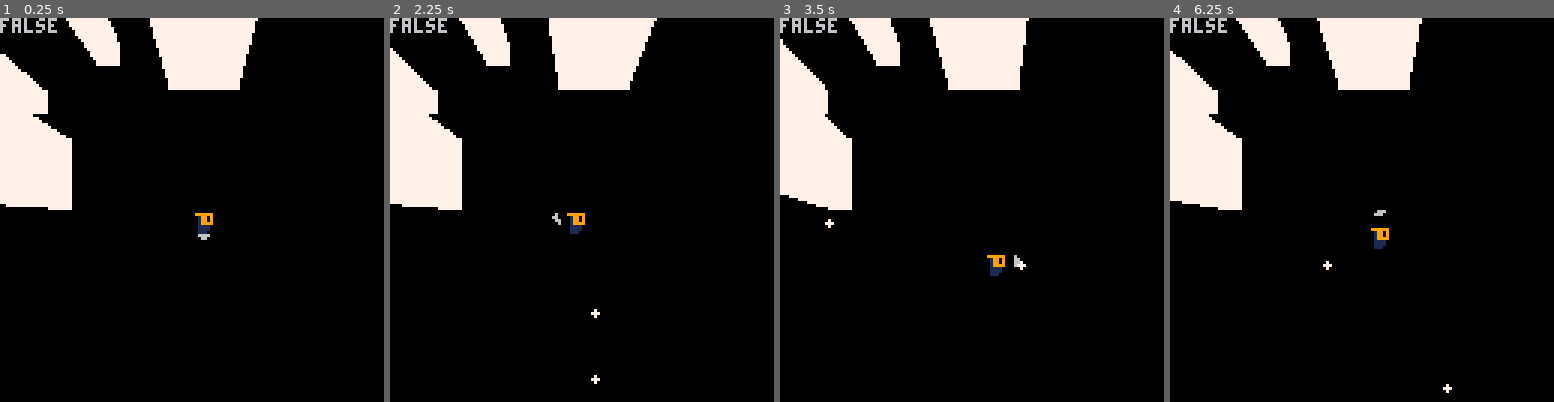
Above: before the commit, frames 1-4 (left to right).
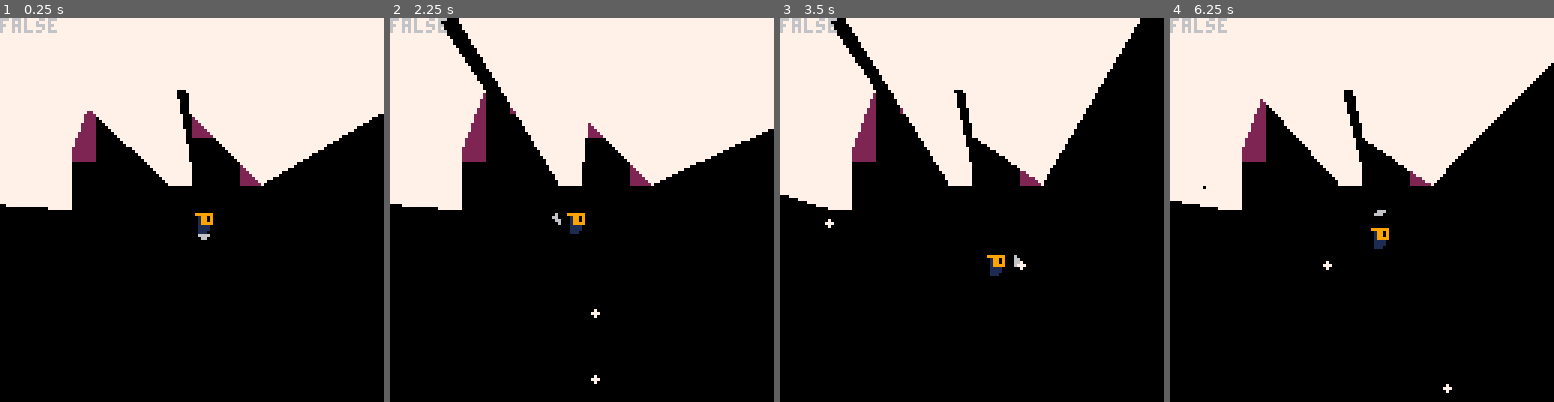
Above: after the commit, the same moments.

Repository: Shishudy/GlobalGameJam2026
Game: PICO-8 cartridge lua/playertest.p8
The game is run twice, just before and just after one commit, with the same random seed, the same clock (stepped at 60 frames per second) and the same inputs.
Inputs:
- Up to frame 1 (0.25 s): no input
- Up to frame 2 (2.25 s): tap O (Z key) at 0.33, 0.7, 1.43, 2.22 s; tap X (X key) at 1.07, 2.07 s; hold Left from 1.97 s (still down)
- Up to frame 3 (3.5 s): release Left at 2.37 s; tap X (X key) every 0.33 s from 2.4 to 3.4 s; hold Down 2.42-2.82 s; hold Right from 2.87 s (still down); tap O (Z key) at 3.1 s
- Up to frame 4 (6.25 s): release Right at 3.53 s; hold Up 3.58-4.08 s; tap X (X key) every 0.33 s from 3.73 to 6.07 s; tap O (Z key) at 3.98, 4.87, 5.75 s; hold Right 4.13-4.53 s; hold Down 4.58-5.08 s; hold Left 5.13-5.8 s; hold Up 5.85-6.18 s; hold Left from 6.23 s (still down)

The runs differ from the first frame. In frame 1, 27% of the frame differs, in the area x 0-100%, y 0-44%; in frame 2, 26%; in frame 3, 20%; in frame 4, 24%.

Commit message:
Adding color mask info

Diff:
--- a/lua/constants.lua
+++ b/lua/constants.lua
@@ -12,6 +12,8 @@
 
 current_level=1
 
+MaskColor1 = 0
+MaskColor2 = 7
 
 collision_flags = { 0 , 1 }
 
--- a/lua/playertest.p8
+++ b/lua/playertest.p8
@@ -100,14 +100,14 @@
 
 
 __gff__
-0000000000000000000000000000000000000100000000000000000000000000000000000000000000000000000000000000000000000000000000000000000000000000000000000000000000000000000000000000000000000000000000000000000000000000000000000000000000000000000000000000000000000000
+0000000000000000000000000000000000000100000000000000000000000000000000000000000000000000000000000000000000000000000000000000000000000000000000000000000000000000000000000000000000000000000000000000000000000000000000000000000002010000000000000000000000000000
 0000000000000000000000000000000000000000000000000000000000000000000000000000000000000000000000000000000000000000000000000000000000000000000000000000000000000000000000000000000000000000000000000000000000000000000000000000000000000000000000000000000000000000
 __map__
 0000000000000000000000000000000000000000000000000000000000000000000000000000000000000000000000000000000000000000000000000000000000000000000000000000000000000000000000000000000000000000000000000000000000000000000000000000000000000000000000000000000000000000
-0000000012000012000000000000000000000000000000000000000000000000000000000000000000000000000000000000000000000000000000000000000000000000000000000000000000000000000000000000000000000000000000000000000000000000000000000000000000000000000000000000000000000000
-0000000000000012121200000000001c00000000000000000000000000000000000000000000000000000000000000000000000000000000000000000000000000000000000000000000000000000000000000000000000000000000000000000000000000000000000000000000000000000000000000000000000000000000
-0012000000000000000000000000000000000000000000000000000000000000000000000000000000000000000000000000000000000000000000000000000000000000000000000000000000000000000000000000000000000000000000000000000000000000000000000000000000000000000000000000000000000000
-0000000000000000000000000000000000000000000000000000000000000000000000000000000000000000000000000000000000000000000000000000000000000000000000000000000000000000000000000000000000000000000000000000000000000000000000000000000000000000000000000000000000000000
-0000120000000000000000000000000000000000000000000000000000000000000000000000000000000000000000000000000000000000000000000000000000000000000000000000000000000000000000000000000000000000000000000000000000000000000000000000000000000000000000000000000000000000
-0000120000000000000000000000000000000000000000000000000000000000000000000000000000000000000000000000000000000000000000000000000000000000000000000000000000000000000000000000000000000000000000000000000000000000000000000000000000000000000000000000000000000000
-0000120000000000000000000000000000000000000000000000000000000000000000000000000000000000000000000000000000000000000000000000000000000000000000000000000000000000000000000000000000000000000000000000000000000000000000000000000000000000000000000000000000000000
+0000000071700071000000000000000000000000000000000000000000000000000000000000000000000000000000000000000000000000000000000000000000000000000000000000000000000000000000000000000000000000000000000000000000000000000000000000000000000000000000000000000000000000
+0000000000700071717100000000001c00000000000000000000000000000000000000000000000000000000000000000000000000000000000000000000000000000000000000000000000000000000000000000000000000000000000000000000000000000000000000000000000000000000000000000000000000000000
+0071007000700000000000000000000000000000000000000000000000000000000000000000000000000000000000000000000000000000000000000000000000000000000000000000000000000000000000000000000000000000000000000000000000000000000000000000000000000000000000000000000000000000
+0000007000000000707070000000000000000000000000000000000000000000000000000000000000000000000000000000000000000000000000000000000000000000000000000000000000000000000000000000000000000000000000000000000000000000000000000000000000000000000000000000000000000000
+0000717000000000000070000000000000000000000000000000000000000000000000000000000000000000000000000000000000000000000000000000000000000000000000000000000000000000000000000000000000000000000000000000000000000000000000000000000000000000000000000000000000000000
+0070710000000071000070000000000000000000000000000000000000000000000000000000000000000000000000000000000000000000000000000000000000000000000000000000000000000000000000000000000000000000000000000000000000000000000000000000000000000000000000000000000000000000
+0000710000000000000000000000000000000000000000000000000000000000000000000000000000000000000000000000000000000000000000000000000000000000000000000000000000000000000000000000000000000000000000000000000000000000000000000000000000000000000000000000000000000000
Not shown, changed: 21 lines of the sprite sheet (__gfx__) section of lua/playertest.p8
